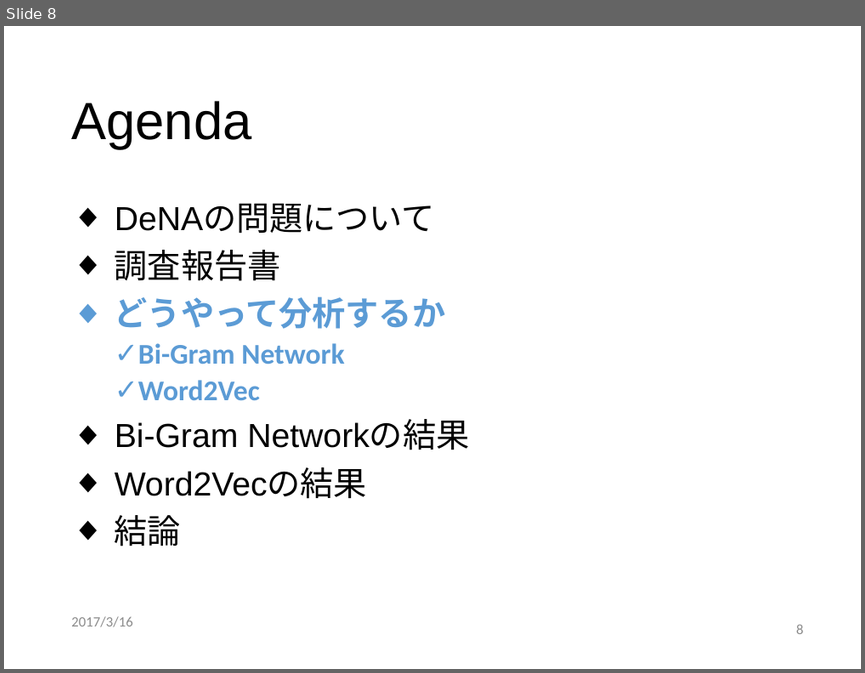
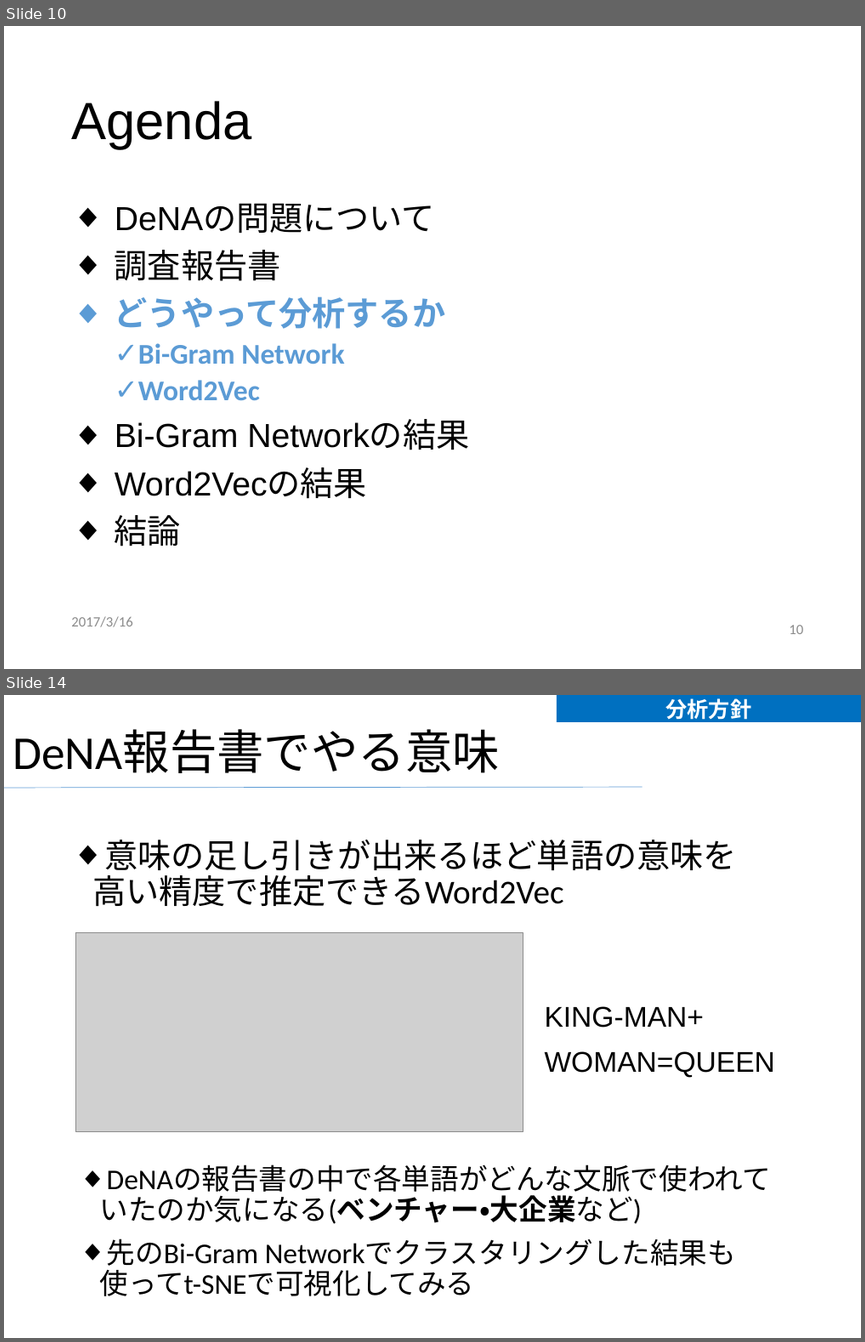
Before and after one commit to fufufukakaka/dena-visualize, a slide deck: dena-visualize.pptx. Shown one above the other, each under a label of ours: slide 8 before the commit, slides 10 and 14 after it; the slides between them are not shown. The pictures are 865x673 and 865x1342 pixels, drawn with LibreOffice and Linux fonts; fonts in the diff are those of the drawing; grey boxes stand for pictures; background and template pictures are left out. Boxes give left, top, right and bottom in pixels: in the first picture for what was removed or moved away, otherwise in the second. Text is boxed around its words. In the diff, an @@ line names an element or a change of style, - is before the commit and + after.

```diff
--- a/dena-visualize.pptx
+++ b/dena-visualize.pptx
@@ slide 14 added at (4,695,861,1338), background picture (left out) @@
@@ text added at (556,695,861,722), fill #0070C0, 18 pt, text #FFFFFF, bold @@
+分析方針
@@ title added at (12,730,500,773), 39.6 pt, text #040404 @@
+DeNA報告書でやる意味
@@ line added from (4, 788) to (642, 787), #5B9BD5 0.5 pt @@
@@ text added at (92,839,737,906), 28 pt, text #040404 @@
+◆ 意味の足し引きが出来るほど単語の意味を高い精度で推定できるWord2Vec
@@ picture added at (76,932,523,1131) @@
@@ text added at (545,1006,775,1077), 24 pt, text #040404 @@
+KING-MAN+
+WOMAN=QUEEN
@@ text added at (99,1191,642,1296), 24 pt, text #040404 @@
+◆ DeNAの報告書の中で各単語がどんな文脈で使われていたのか気になる(ベンチャー・大企業など)
+◆ 先のBi-Gram Networkでクラスタリングした結果も使ってt-SNEで可視化してみる
@@ what was slide 8 is now slide 10 @@
@@ page number at (789,624,803,634): text changed @@
-8
+10
```
Also in this commit, not shown: 17 other slides changed, 5 other slides added, 1 other file.
